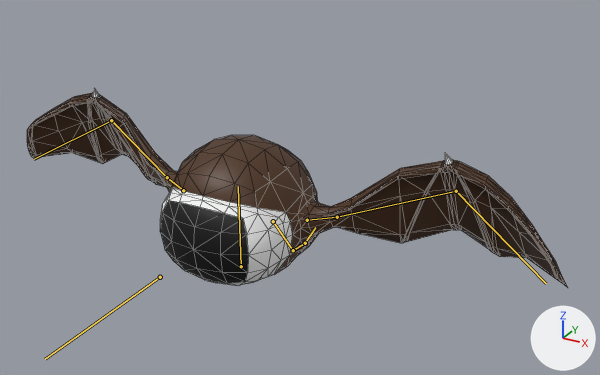
Before and after pictures for a commit that changed the FBX model HDB/Content/Asset/Monster/Fly/MonsterFly.fbx.
One viewpoint serves both versions: a 50 mm camera at (0.985, -1.493, 0.882) aimed at (0.057, 0.195, 0.039). Lighting does not change. The marker at lower right points along +X, +Y and +Z. The first picture is the older version. The bones that bend it are drawn over the model as lines. Mesh edges are drawn as thin lines.

The first picture shows 'Fly'.
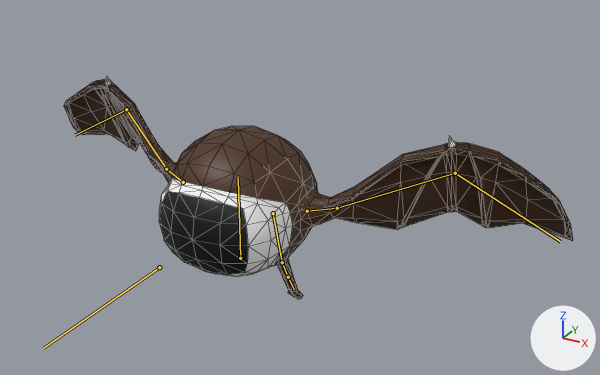
The newer file adds an action. The first version stands in its rest pose; the second is drawn at frame 17 of the action 'Armature|00Origin'.

Where the change shows, as pixel boxes [x1, y1, x2, y2] in the pictures (600 x 375 px):
'Fly', posed (12% taller)
    before: [27, 88, 568, 287]
    after: [64, 76, 573, 299]
bone 'Center', root to tip
    before: (160, 277) to (45, 359)
    after: (159, 267) to (43, 348)
bone 'Wing.001.L', root to tip
    before: (337, 217) to (456, 191)
    after: (337, 208) to (455, 173)
bone 'Wing.002.L', root to tip
    before: (456, 191) to (546, 283)
    after: (455, 173) to (560, 241)
bone 'Wing.001.R', root to tip
    before: (167, 177) to (111, 120)
    after: (166, 169) to (126, 109)
bone 'Wing.002.R', root to tip
    before: (111, 120) to (34, 159)
    after: (126, 109) to (75, 135)
bone 'Tail.001', root to tip
    before: (273, 221) to (293, 250)
    after: (273, 213) to (282, 262)
bone 'Tail.002', root to tip
    before: (293, 250) to (305, 243)
    after: (282, 262) to (288, 277)
bone 'Tail.003', root to tip
    before: (305, 243) to (315, 227)
    after: (288, 277) to (294, 289)

Patch to the scene script:
```diff
--- a/HDB/Content/Asset/Monster/Fly/MonsterFly.fbx.py
+++ b/HDB/Content/Asset/Monster/Fly/MonsterFly.fbx.py
@@ bone_center @@
 bone_center = bpy.data.objects['Armature'].pose.bones['Center']
-bone_center.location = (0.0, 0.0, 0.0)
+bone_center.location = (0.0, 0.0, -0.023)
@@ bone_wing_001_l @@
 bone_wing_001_l = bpy.data.objects['Armature'].pose.bones['Wing.001.L']  # child of 'WingConnect.L'
-bone_wing_001_l.rotation_quaternion = (1.0, 0.0, 0.0, 0.0)  # degrees (0, 0, 0)
+bone_wing_001_l.rotation_quaternion = (0.996, -0.084, 0.027, 0.007)  # degrees (-10, 3, 1)
@@ bone_wing_002_l @@
 bone_wing_002_l = bpy.data.objects['Armature'].pose.bones['Wing.002.L']  # child of 'Wing.001.L'
-bone_wing_002_l.rotation_quaternion = (1.0, 0.0, 0.0, 0.0)  # degrees (0, 0, 0)
+bone_wing_002_l.rotation_quaternion = (0.988, -0.135, -0.073, 0.016)  # degrees (-16, -8, 3)
@@ bone_wing_001_r @@
 bone_wing_001_r = bpy.data.objects['Armature'].pose.bones['Wing.001.R']  # child of 'WingConnect.R'
-bone_wing_001_r.rotation_quaternion = (1.0, 0.0, 0.0, 0.0)  # degrees (0, 0, 0)
+bone_wing_001_r.rotation_quaternion = (0.996, -0.084, -0.027, -0.007)  # degrees (-10, -3, -1)
@@ bone_wing_002_r @@
 bone_wing_002_r = bpy.data.objects['Armature'].pose.bones['Wing.002.R']  # child of 'Wing.001.R'
-bone_wing_002_r.rotation_quaternion = (1.0, 0.0, 0.0, 0.0)  # degrees (0, 0, 0)
+bone_wing_002_r.rotation_quaternion = (0.988, -0.135, 0.073, -0.016)  # degrees (-16, 8, -3)
@@ bone_tail_001 @@
 bone_tail_001 = bpy.data.objects['Armature'].pose.bones['Tail.001']  # child of 'Body'
-bone_tail_001.rotation_quaternion = (1.0, 0.0, 0.0, 0.0)  # degrees (0, 0, 0)
+bone_tail_001.rotation_quaternion = (0.98, -0.199, 0.0, 0.0)  # degrees (-23, 0, 0)
@@ bone_tail_002 @@
 bone_tail_002 = bpy.data.objects['Armature'].pose.bones['Tail.002']  # child of 'Tail.001'
-bone_tail_002.rotation_quaternion = (1.0, 0.0, 0.0, 0.0)  # degrees (0, 0, 0)
+bone_tail_002.rotation_quaternion = (0.956, -0.293, 0.0, 0.0)  # degrees (-34, 0, 0)
@@ bone_tail_003 @@
 bone_tail_003 = bpy.data.objects['Armature'].pose.bones['Tail.003']  # child of 'Tail.002'
-bone_tail_003.rotation_quaternion = (1.0, 0.0, 0.0, 0.0)  # degrees (0, 0, 0)
+bone_tail_003.rotation_quaternion = (0.987, -0.162, 0.0, 0.0)  # degrees (-19, 0, 0)
```
